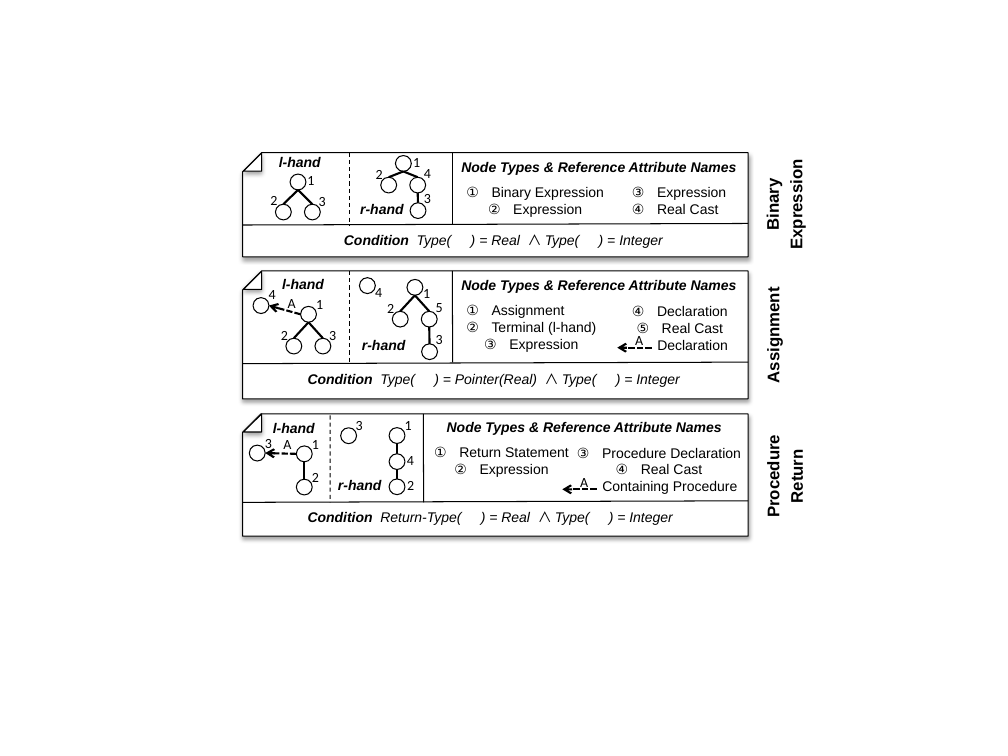
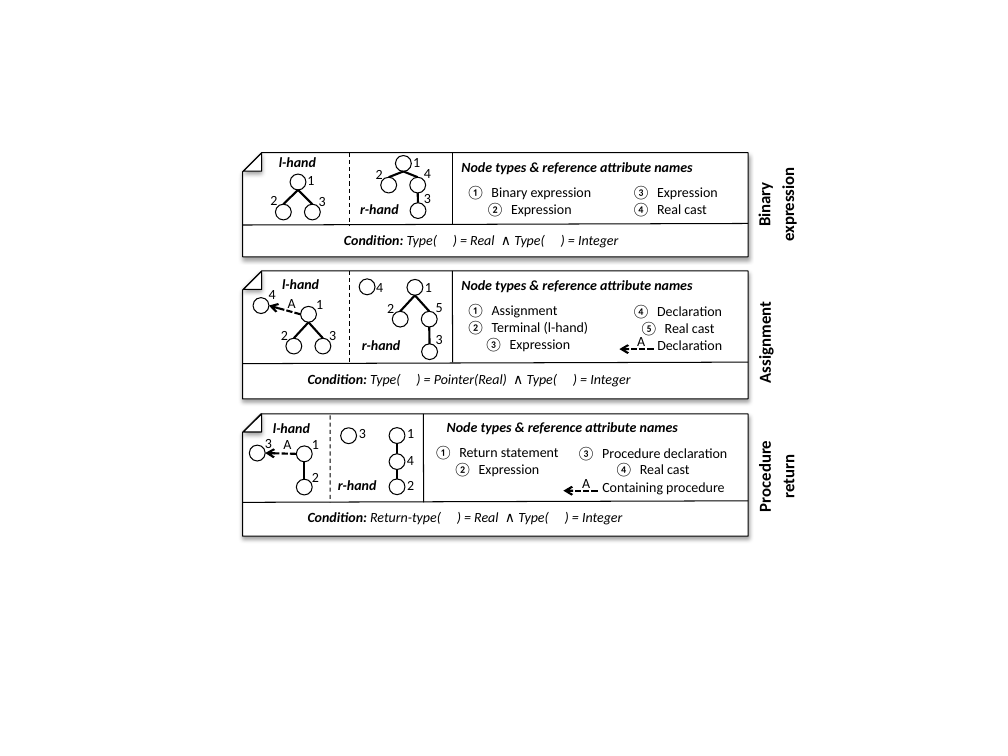
Before and after one commit to christoff-buerger/racr, a slide deck: slide 1 of racr/documentation/figures/type-coercion-rewrite-rules.pptx. Drawn at 1008x756 pixels with LibreOffice and Linux fonts; fonts in the diff are those of the drawing. Boxes give left, top, right and bottom in pixels: in the first picture for what was removed or moved away, otherwise in the second. Text is boxed around its words. In the diff, an @@ line names an element or a change of style, - is before the commit and + after.

```diff
--- a/racr/documentation/figures/type-coercion-rewrite-rules.pptx
+++ b/racr/documentation/figures/type-coercion-rewrite-rules.pptx
@@ text at <box>461,162,692,175</box>: text changed; font Arial to Calibri @@
-Node Types & Reference Attribute Names
+Node types & reference attribute names
@@ 3 texts: place and size @@
-3 texts at <box>764,169,807,516</box>
+3 texts at <box>755,174,799,510</box>
@@ text at <box>778,174,798,240</box>: text changed; font Arial to Calibri @@
-Expression
+expression
@@ text at <box>491,187,592,200</box>: text changed; font Arial to Calibri @@
-1. Binary Expression
+1. Binary expression
@@ text at <box>511,204,572,217</box>: font Arial to Calibri in "Expression" @@
@@ text at <box>657,204,706,214</box>: text changed; font Arial to Calibri @@
-4. Real Cast
+4. Real cast
@@ text at <box>657,187,718,200</box>: font Arial to Calibri in "Expression" @@
@@ text at <box>755,186,775,225</box>: font Arial to Calibri in "Binary" @@
@@ text at <box>308,235,622,525</box>: text changed; font Arial to Calibri @@
-Condition Type( ) = Real ∧ Type( ) = Integer
+Condition: Type( ) = Real ∧ Type( ) = Integer
@@ text at <box>344,235,630,387</box>: text changed; font Arial to Calibri @@
-Condition Type( ) = Pointer(Real) ∧ Type( ) = Integer
+Condition: Type( ) = Pointer(Real) ∧ Type( ) = Integer
@@ text "4": place and size @@
-text "4" at <box>375,285,382,297</box>
+text "4" at <box>376,283,383,292</box>
@@ text "1": place and size @@
-text "1" at <box>423,286,430,298</box>
+text "1" at <box>425,283,432,292</box>
@@ text at <box>461,280,692,293</box>: text changed; font Arial to Calibri @@
-Node Types & Reference Attribute Names
+Node types & reference attribute names
@@ text at <box>657,306,722,316</box>: font Arial to Calibri in "Declaration" @@
@@ text at <box>665,323,714,333</box>: text changed; font Arial to Calibri @@
-5. Real Cast
+5. Real cast
@@ arrow moved from (651, 348) - (617, 348) to (654, 349) - (619, 349) @@
@@ font Arial to Calibri in 9 elements at <box>282,279,319,289</box>, <box>362,340,400,350</box>, <box>273,423,310,433</box>, <box>338,480,376,490</box>, <box>279,157,316,167</box>, <box>360,204,398,214</box>, <box>755,310,775,381</box>, <box>492,305,589,352</box>, <box>657,340,722,350</box> @@
@@ text "3" rewrapped from <box>356,421,363,434</box> to <box>359,429,366,438</box> @@
@@ text "1" rewrapped from <box>405,421,412,435</box> to <box>407,429,414,438</box> @@
@@ text at <box>447,422,678,435</box>: text changed; font Arial to Calibri @@
-Node Types & Reference Attribute Names
+Node types & reference attribute names
@@ text at <box>459,448,559,457</box>: text changed; font Arial to Calibri @@
-1. Return Statement
+1. Return statement
@@ text at <box>602,448,728,474</box>: text changed; font Arial to Calibri @@
-3. Procedure Declaration
-4. Real Cast
+3. Procedure declaration
+4. Real cast
@@ text at <box>755,448,775,510</box>: font Arial to Calibri in "Procedure" @@
@@ text at <box>479,464,540,477</box>: font Arial to Calibri in "Expression" @@
@@ text at <box>779,458,799,497</box>: text changed; font Arial to Calibri @@
-Return
+return
@@ text at <box>602,482,724,495</box>: text changed; font Arial to Calibri @@
-Containing Procedure
+Containing procedure
@@ text at <box>308,512,548,525</box>: text changed; font Arial to Calibri @@
-Condition Return-Type( ) = Real ∧ Type( ) = Integer
+Condition: Return-type( ) = Real ∧ Type( ) = Integer
```
Also in this commit, not shown: 6 other files.
